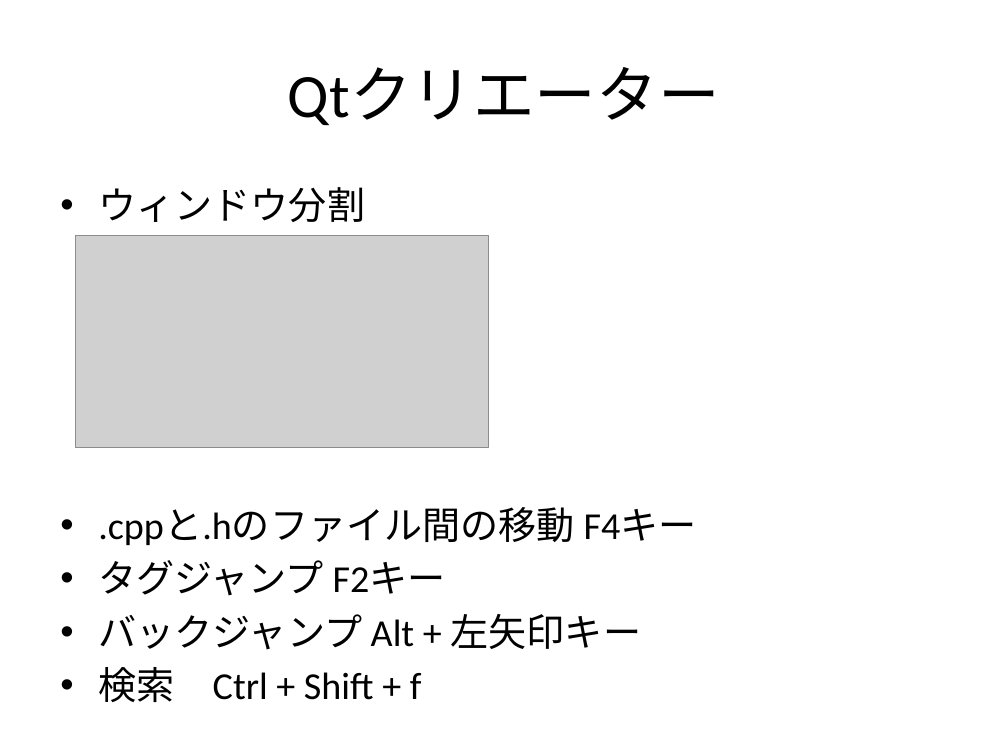
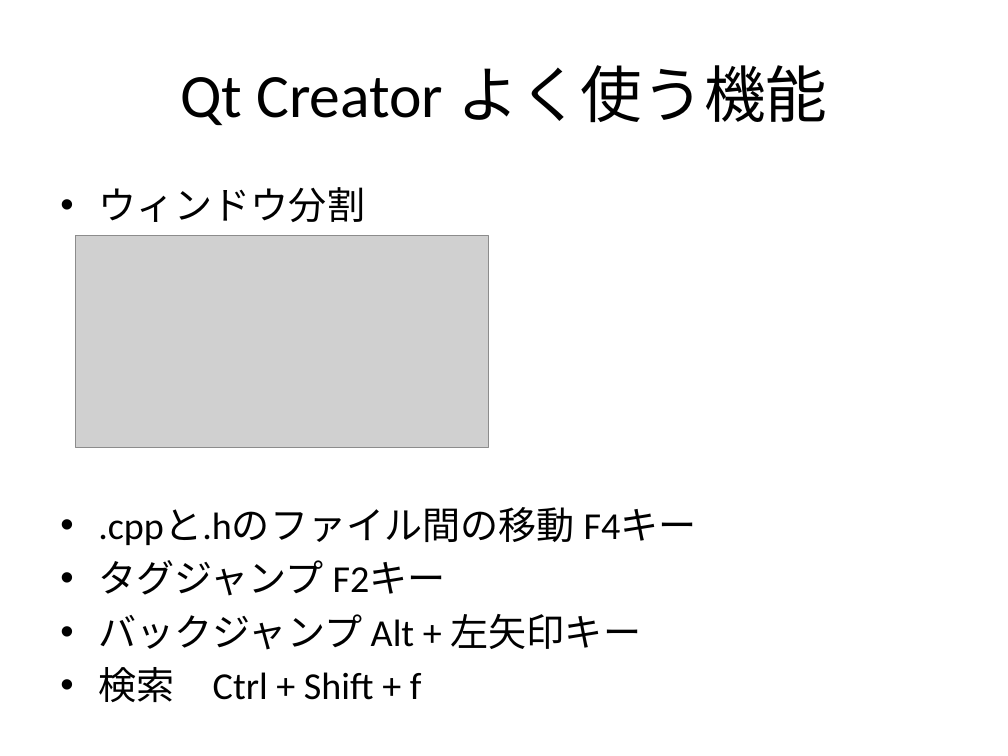
Before and after one commit to misaki-s/qt-widget-sample-app, a slide deck: slide 13 of QTのチュートリアル.pptx (slide 9 before the commit). Drawn at 1008x756 pixels with LibreOffice and Linux fonts; fonts in the diff are those of the drawing; grey boxes stand for pictures. Boxes give left, top, right and bottom in pixels: in the first picture for what was removed or moved away, otherwise in the second. Text is boxed around its words. In the diff, an @@ line names an element or a change of style, - is before the commit and + after.

```diff
--- a/QTのチュートリアル.pptx
+++ b/QTのチュートリアル.pptx
@@ title at box(180, 65, 828, 125): text changed @@
-Qtクリエーター
+Qt Creator よく使う機能
```
Also in this commit, not shown: 3 other slides changed, 8 slides added, 5 slides removed.
